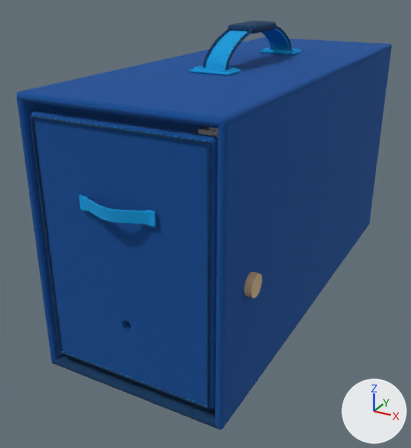
What one commit did to the Blender file belt-volume-4-model.blend.
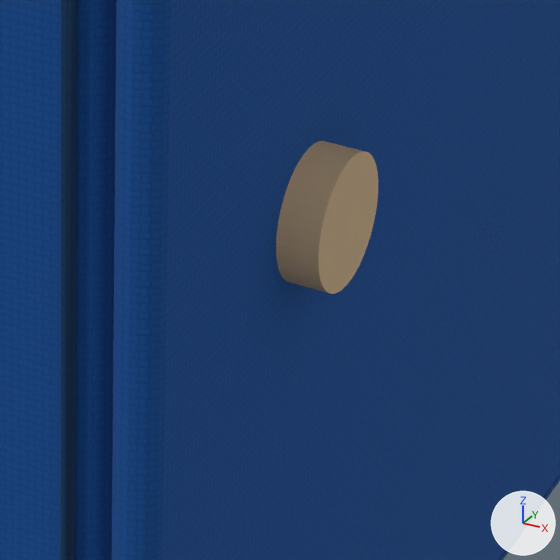
There are two pictures of each version: one whole from a 50 mm camera at (0.174, -0.385, 0.235) aimed at (-0.019, -0.035, 0.06), one close up on the part from 48% to 71% of the width and 55% to 77% of the height. Lighting does not change. The marker at lower right points along +X, +Y and +Z. The first two pictures are the older version.

The first close-up shows 'Cabinet_side.001', 'Drawer_front', 'Front_sewn_edge', 'Push_pull_knob.001' and 1 more.
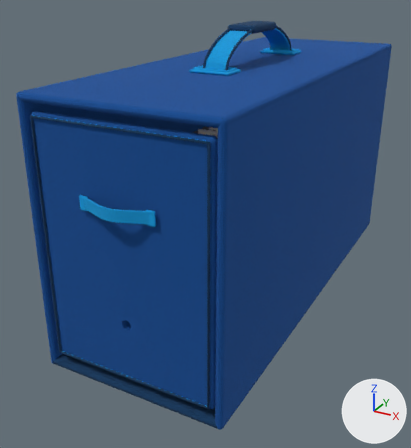
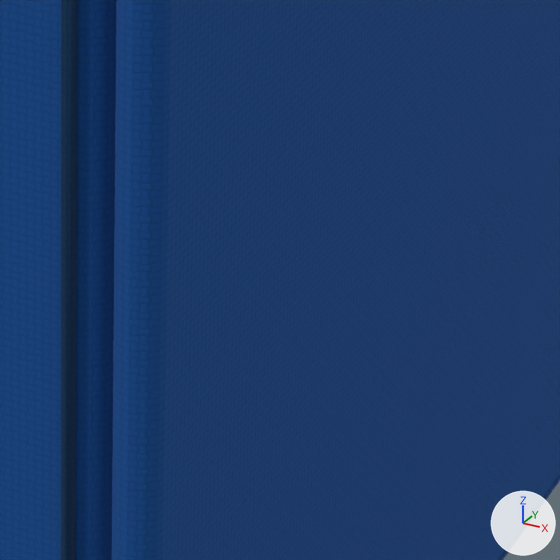
Location of each change, [x1, y1, x2, y2] in pixels of the close-ups (560 x 560 px):
'Push_pull_knob.001', moved, rescaled (not visible afterwards)
    before: [276, 141, 378, 294]

Diff of the bpy script that builds the scene:
```diff
--- a/belt-volume-4-model.blend.py
+++ b/belt-volume-4-model.blend.py
@@ me_cylinder_114 @@
 # used by ob_push_pull_knob_001; parent = ob_sliding_dowel; location = (0.0648, 0.0, 0.0798); rotation_euler = (0.0, 1.571, 0.0), in degrees (0, 90, 0)
-me_cylinder_114.from_pydata(...)  # 80 vertices, 42 faces; spans x -0.00686..0.00686, y -0.00686..0.00686, z -0.00305..0.00305
+me_cylinder_114.from_pydata(...)  # 80 vertices, 42 faces; spans x -0.00381..0.00381, y -0.00381..0.00381, z -0.00127..0.00127
+# me_cylinder_114 part 1: the whole mesh is scaled about its middle by (0.556, 0.556, 0.417)
 me_cylinder_114.materials.append(mat_sliding_beech_dowel)
@@ ob_push_pull_knob_001 @@
 ob_push_pull_knob_001.parent = ob_sliding_dowel
-ob_push_pull_knob_001.location = (0.0648, 0.0, 0.0798)
+ob_push_pull_knob_001.location = (0.0518, 0.0, 0.0798)
 ob_push_pull_knob_001.rotation_euler = (0.0, 1.571, 0.0)  # degrees (0, 90, 0)
```
